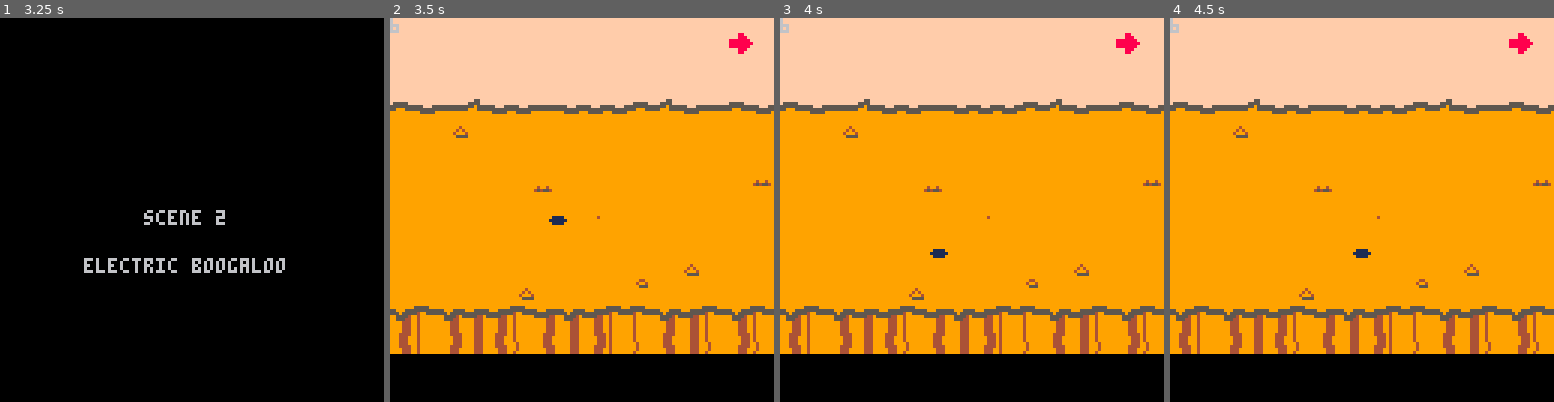
Above: before the commit, frames 1-4 (left to right).
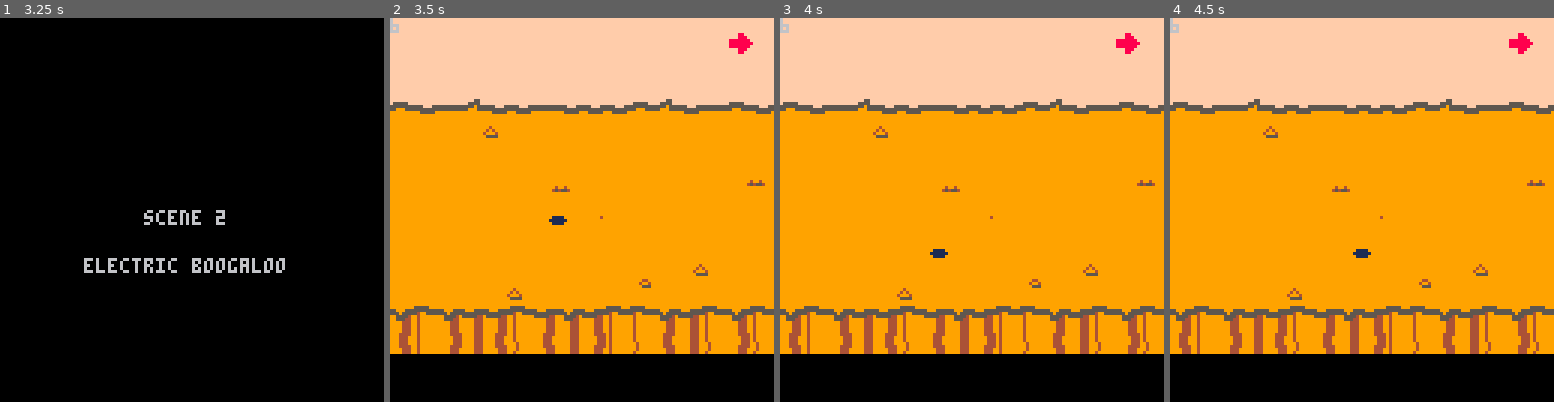
Above: after the commit, the same moments.

Repository: akbiggs/Scuffle
Game: PICO-8 cartridge scuffle.p8
Two runs of this game, one before a commit and one after it. Both use one fixed random seed, a clock stepped at 60 frames per second and the inputs below.
Inputs:
- Up to frame 1 (3.25 s): tap X (X key) at 0.33, 1.07, 1.85, 2.97 s; tap O (Z key) at 0.7, 1.7, 2.1, 2.5, 2.9 s; hold Right 1.6-2.1 s; hold Up 2.15-2.42 s; hold Right 2.47-3.03 s; hold Left from 3.08 s (still down)
- Up to frame 2 (3.5 s): keep holding Left; tap O (Z key) at 3.3 s
- Up to frame 3 (4 s): release Left at 3.58 s; hold Down 3.63-3.97 s; tap O (Z key) at 3.7 s
- Up to frame 4 (4.5 s): hold Right from 4.02 s (still down); tap X (X key) at 4.08 s; tap O (Z key) at 4.1 s

Frame 1 is identical in both runs. In frame 2, 0.5% of the frame differs, in the area x 16-100%, y 28-74%; in frame 3, 0.5%; in frame 4, 0.5%.

Commit message:
Prtial revert "Tweak song 2"
This partially reverts commit 25aa03efb5d9b776a3a0510c1fc32a59c281f0d1.

Conflicts:
	scuffle.p8

Diff:
--- a/scuffle.p8
+++ b/scuffle.p8
@@ -368,7 +368,9 @@
 function anim:draw(pos, flip_x)
   spr(
     self.sprid,
-    pos.x + self.offset.x,
+    pos.x + (
+      ternary(flip_x, -1, 1)
+        * self.offset.x),
     pos.y + self.offset.y,
     1, 1,
     flip_x)
@@ -932,6 +934,24 @@
   self.windup_time = 0
   self.attack_pos = nil
   self.throw_cooldown = 0
+  self.anim =
+    anim(74,75,true,5)
+  self.windup_anim =
+    anim_chain {
+      anim_single(
+        14, 6, vec(2, 0)),
+      anim_single(14, 6),
+      anim_single(
+        14, 20, vec(-1, 0)),
+      anim_single(
+        14, 4, vec(1, 0)),
+      anim_single(
+        14, 2, vec(2, 0)),
+      anim_single(
+        14, 1, vec(4, 0)),
+      anim_single(
+        14, 1, vec(6, 0)),
+    }
 end
 
 function imp:shoot(bullets)
@@ -970,7 +990,9 @@
   if self.pos == self.attack_pos
   then
     self.attack_pos = nil
-    self.windup_time = 25
+    self.windup_anim:reset()
+    self.windup_time =
+      self.windup_anim.duration
   end
 end
 
@@ -998,6 +1020,7 @@
 
 function imp:update(
     player, bullets)
+  self.anim:update()
   if self.throw_cooldown > 0
   then
     self.throw_cooldown -= 1
@@ -1009,6 +1032,7 @@
     then
       self:shoot(bullets)
     end
+    self.windup_anim:update()
   elseif self.attack_pos != nil
   then
     self:move_to_attack()
@@ -1019,10 +1043,23 @@
 end
 
 function imp:draw()
-  -- todo: windup sprite
-  spr(8, self.pos.x, self.pos.y,
-      1, 1,
-      self.left)
+  spr(5,
+    self.pos.x,
+    max(32, self.pos.y) + 2)
+
+  palt(0, false)
+  palt(14, true)
+
+  self.anim:draw(
+    self.pos, self.left)
+
+  palt(0, true)
+  palt(14, false)
+
+  if self.windup_time > 0 then
+    self.windup_anim:draw(
+      self.pos, self.left)
+  end
 end
 
 -- slime
@@ -1537,38 +1574,44 @@
 
 tile_gen = class.build()
 
-function tile_gen:_init()
+function tile_gen:_init(
+    cam, width)
+  self.cam = cam
+
   self.deets = {}
-  local wall_deet_ids = {
-      35, 36, 37, 38, 53
-  }
   local grnd_deet_ids = {
       39, 40, 54, 55, 56
   }
 
-  local s_width = 16
-  for s = 1,flr(128 / s_width) do
-    local y = flr(rnd(8 * 8 - 4)) + 4 * 8
-    if (y >= 12 * 8 - 4) y += 8
-    local x = flr(rnd(s_width)) + s * s_width
-    local t = rnd_in(
-        ternary(
-          y < 12 * 8,
-          grnd_deet_ids,
-          wall_deet_ids))
-
-    add(self.deets, {x = x, y = y, t = t})
+  -- slice width
+  self.s_width = 16
+  for s = 1,flr(width / self.s_width)
+  do
+    add(self.deets,
+      {
+        x =
+          flr(rnd(self.s_width))
+          + s * self.s_width,
+        y =
+          flr(rnd(8 * 8 - 4))
+          + 4 * 8,
+        t =
+          rnd_in(grnd_deet_ids),
+      })
   end
 end
 
 function tile_gen:draw()
-  rectfill(0,0,128*4,4*8-1,9)
-  rectfill(0,4*8,128*4,12*8-1,13)
-  clip(0,0,128,14*8)
-  for d in all(self.deets) do
-    spr(d.t, d.x, d.y)
-  end
-  clip()
+  local x = self.cam.pos.x
+  rectfill(x,0,x+127,4*8-1,9)
+  rectfill(x,4*8,x+127,12*8-1,13)
+  for i =
+    flr(x / self.s_width) - 1,
+    flr((x + 128) / self.s_width) + 1
+	 do
+	   local d = self.deets[i]
+	   if (d) spr(d.t, d.x, d.y)
+  end
 end
 -->8
 -- camera
@@ -1749,6 +1792,11 @@
 
   state.waves = get_waves(
       state.stage)
+
+  state.decals =
+      tile_gen(
+        state.camera,
+        state.stage_end)
 end
 
 -- call this the first time
@@ -1813,8 +1861,6 @@
   -- uncomment this to
   -- skip long intro
   --restart_stage(state)
-
-  random_tiles = tile_gen()
 end
 
 -- a bunch of junk to align
@@ -2092,7 +2138,7 @@
   pal(9, palette.sky)
   pal(13, palette.ground)
 
-  random_tiles:draw()
+  state.decals:draw()
   map(0, 0, 0, 0)
 
   pal(1, 1)
@@ -2152,14 +2198,14 @@
 ddd2222ddddd2222dd2dddddd2dddddddddd222d00000000000000000000000000000000111111111111d1110000000000000000000000000000000000000000
 dddd222ddddd222ddd2dddddd2dddddddddd222d000000000000000000000000000000001111111111ddd1110000000000000000000000000000000000000000
 dddd222ddddd222dd2ddddddd2dddddddddd222d00000000000000000000000000000000dddddddddddddddd0000000000000000000000000000000000000000
-00000000000007770000077000077770eee555eeeeeeeeeeeeeeeeeeeeeeeeeeeeeeeeeeeeeeeeeeee2eeeeeeeeeeeeeeefeeeeeeeeeeeeeeee2eeeeeeeeeeee
-00000000000076670000760000777770ee55005eeee555eeeeeeeeeeeee50eeeeeeeeeeeeeeeeeeee222f88feee2f88fe880eeeeeeeeeeeeeee22eeeeeeeeeee
-00000000007767770077600000777770ee55005eee55005eeeeeeeeeee500eeeeeeeeeeeeeeeeeee2222800eee22800ef8082eeeefeee222eee22eeeeeeeeeee
-44000000476677774760000044677777e555005eee55005eeeeeeeeeee5000eeee50eeeeeeeeeeee2222888eee22888ee88222eee808222eefe222eeeeeeeeee
-46700000447777774400000047766777e55555eee555005eeee4eeeeee5555eeee5000eeeeeeeeee222288eeee2228eeee82228ee8022228e80222e8eeeeeeee
-00670000007777770000000000677677e55555eee55555eeee764eeee55455eee555555eee5555ee22e2888eee22288eee2222eeef82228ee808228eefeeeeee
-00067700007777700000000000006767e55555eee55555eee76eeeee557745ee5555455e5555455e2eee88eeee2e88eeeee2228eeee82228ef882228e802228e
-00000670000777700000000000000677555555ee555555ee76eeeeee776eeeee777774ee777774eeeee8e8eeeee8e8eeeeee2eeeeeeeeeeeeeeeeeeeef822228
+00000000000007770000077000077770eee555eeeeeeeeeeeeeeeeeeeeeeeeeeeeeeeeeeeeeeeeeeee2eeeeeeee2f88feefeeeeeeeeeeeeeeee2eeeeeeeeeeee
+00000000000076670000760000777770ee55005eeee555eeeeeeeeeeeee50eeeeeeeeeeeeeeeeeeee222f88fee22800ee880eeeeeeeeeeeeeee22eeeeeeeeeee
+00000000007767770077600000777770ee55005eee55005eeeeeeeeeee500eeeeeeeeeeeeeeeeeee2222800eee22888ef8082eeeefeee222eee22eeeeeeeeeee
+44000000476677774760000044677777e555005eee55005eeeeeeeeeee5000eeee50eeeeeeeeeeee2222888eee2228eee88222eee808222eefe222eeeeeeeeee
+46700000447777774400000047766777e55555eee555005eeee4eeeeee5555eeee5000eeeeeeeeee222288eeee22288eee82228ee8022228e80222e8eeeeeeee
+00670000007777770000000000677677e55555eee55555eeee764eeee55455eee555555eee5555ee22e2888eee2e88eeee2222eeef82228ee808228eefeeeeee
+00067700007777700000000000006767e55555eee55555eee76eeeee557745ee5555455e5555455e2eee88eeeee8e8eeeee2228eeee82228ef882228e802228e
+00000670000777700000000000000677555555ee555555ee76eeeeee776eeeee777774ee777774eeeee8e8eeeeeeeeeeeeee2eeeeeeeeeeeeeeeeeeeef822228
 __map__
 0000000000000000000000000000000000000000000000000000000000000000000000000000000000000000000000000000000000000000000000000000000000000000000000000000000000000000000000000000000000000000000000000000000000000000000000000000000000000000000000000000000000000000
 0000000000000000000000000000000000000000000000000000000000000000000000000000000000000000000000000000000000000000000000000000000000000000000000000000000000000000000000000000000000000000000000000000000000000000000000000000000000000000000000000000000000000000
